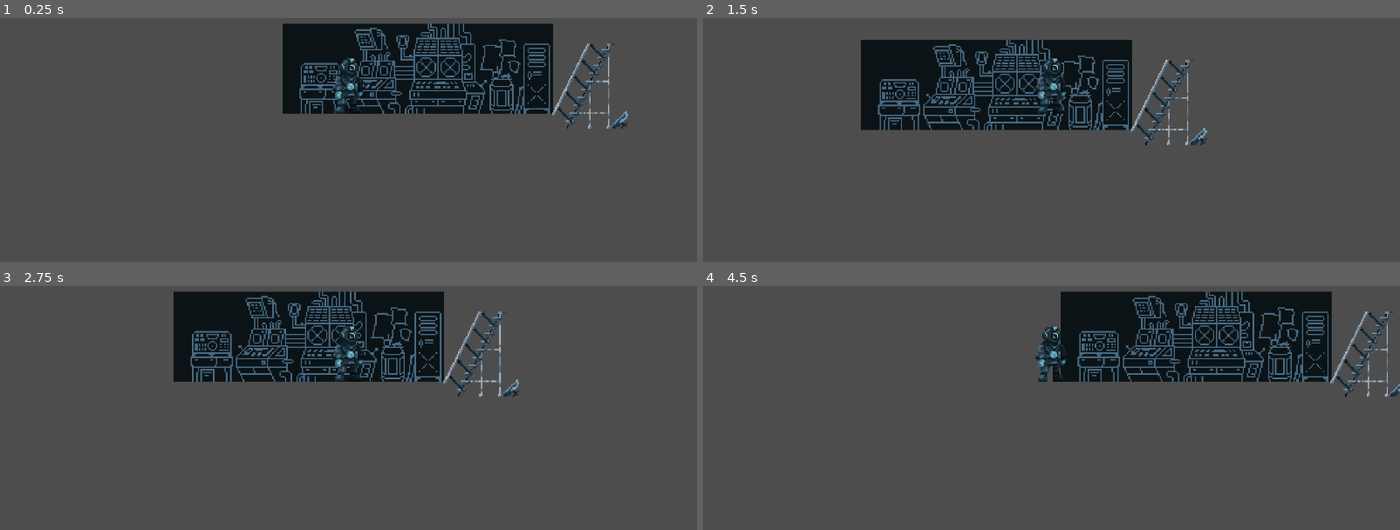
Above: before the commit, frames 1-4 (two rows, left to right).
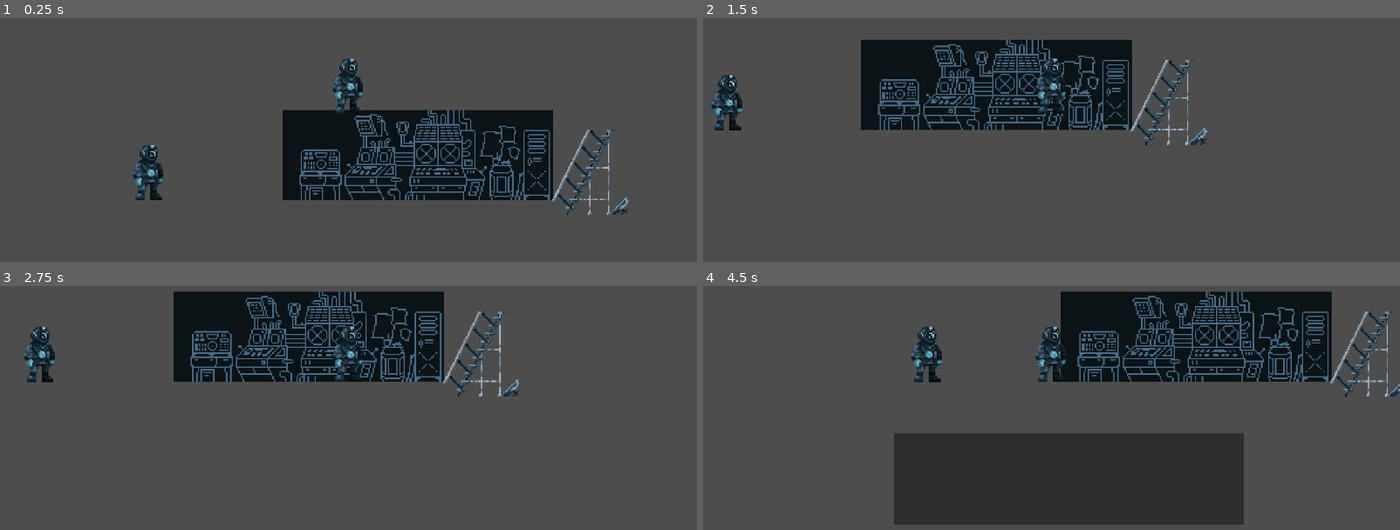
Above: after the commit, the same moments.

Repository: LordGvozd/steel-coffin
Game: Godot game, scene res://scenes/submarine/oxygen.tscn
The game is run twice, just before and just after one commit, with the same random seed, the same clock (stepped at 60 frames per second) and the same inputs.
Inputs:
- Up to frame 1 (0.25 s): no input
- Up to frame 2 (1.5 s): hold D (move_right) from 0.53 s (still down); tap E (interact) at 0.6, 1.35 s; tap Space (jump) at 0.77 s
- Up to frame 3 (2.75 s): tap Space (jump) at 1.52 s; release D (move_right) at 2.03 s; hold A (move_left) from 2.03 s (still down); tap E (interact) at 2.1 s
- Up to frame 4 (4.5 s): tap E (interact) at 2.85, 3.6, 4.35 s; tap Space (jump) at 3.02, 3.77 s; release A (move_left) at 4.28 s; hold D (move_right) from 4.28 s (still down)

The runs differ from the first frame. In frame 1, 29% of the frame differs, in the area x 19-91%, y 2-81%; in frame 2, 0.7%; in frame 3, 0.7%; in frame 4, 20%.

Commit message:
Outline shader for replica trigger

Diff:
--- a/scenes/player.tscn
+++ b/scenes/player.tscn
@@ -10,7 +10,6 @@
 [ext_resource type="PackedScene" uid="uid://cmewwmaibcla5" path="res://scenes/nodes/replica_system.tscn" id="8_smehm"]
 
 [sub_resource type="LabelSettings" id="LabelSettings_smehm"]
-font_size = 17
 
 [sub_resource type="Animation" id="Animation_smehm"]
 length = 2.5
@@ -25,6 +24,18 @@
 "transitions": PackedFloat32Array(1, 1),
 "update": 0,
 "values": [0.0, 1.0]
+}
+tracks/1/type = "value"
+tracks/1/imported = false
+tracks/1/enabled = true
+tracks/1/path = NodePath("ReplicaBackground:visible")
+tracks/1/interp = 1
+tracks/1/loop_wrap = true
+tracks/1/keys = {
+"times": PackedFloat32Array(0),
+"transitions": PackedFloat32Array(1),
+"update": 1,
+"values": [false]
 }
 
 [sub_resource type="Animation" id="Animation_fjrip"]
@@ -49,6 +60,18 @@
 tracks/1/interp = 1
 tracks/1/loop_wrap = true
 tracks/1/keys = {
+"times": PackedFloat32Array(0, 5),
+"transitions": PackedFloat32Array(1, 1),
+"update": 1,
+"values": [true, false]
+}
+tracks/2/type = "value"
+tracks/2/imported = false
+tracks/2/enabled = true
+tracks/2/path = NodePath("ReplicaBackground:visible")
+tracks/2/interp = 1
+tracks/2/loop_wrap = true
+tracks/2/keys = {
 "times": PackedFloat32Array(0, 5),
 "transitions": PackedFloat32Array(1, 1),
 "update": 1,
@@ -88,19 +111,35 @@
 
 [node name="UI" type="CanvasLayer" parent="."]
 
+[node name="ReplicaBackground" type="ColorRect" parent="UI"]
+visible = false
+anchors_preset = 7
+anchor_left = 0.5
+anchor_top = 1.0
+anchor_right = 0.5
+anchor_bottom = 1.0
+offset_left = -260.0
+offset_top = -191.0
+offset_right = -220.0
+offset_bottom = -151.0
+grow_horizontal = 2
+grow_vertical = 0
+scale = Vector2(14.44, 3.8)
+color = Color(0.152941, 0.152941, 0.152941, 0.85098)
+
 [node name="ReplicaLabel" type="Label" parent="UI"]
 anchors_preset = 7
 anchor_left = 0.5
 anchor_top = 1.0
 anchor_right = 0.5
 anchor_bottom = 1.0
-offset_left = -206.0
+offset_left = -238.0
 offset_top = -179.0
-offset_right = 47.0
+offset_right = 15.0
 offset_bottom = -100.0
 grow_horizontal = 2
 grow_vertical = 0
-scale = Vector2(1.64, 1.64)
+scale = Vector2(2.12, 1.64)
 size_flags_horizontal = 4
 text = "HELP AAWESCAWWEWACsaX
 NADO LUPIT
--- a/scenes/submarine/oxygen.tscn
+++ b/scenes/submarine/oxygen.tscn
@@ -1,14 +1,24 @@
-[gd_scene load_steps=6 format=3 uid="uid://d3fjau7priu04"]
+[gd_scene load_steps=7 format=3 uid="uid://d3fjau7priu04"]
 
 [ext_resource type="PackedScene" uid="uid://dgjabqthka8rx" path="res://scenes/player.tscn" id="1_irhi1"]
 [ext_resource type="PackedScene" uid="uid://b4t87awycorue" path="res://scenes/ladder.tscn" id="2_0jvyt"]
 [ext_resource type="Texture2D" uid="uid://d1c1y6ix2nuhl" path="res://sprites/navigation room.png" id="3_4hphf"]
 [ext_resource type="PackedScene" uid="uid://b0trdombdj6gm" path="res://scenes/replica_trigger.tscn" id="4_5a2mo"]
+[ext_resource type="Texture2D" uid="uid://dl2jronw5wti8" path="res://sprites/character.png" id="6_oc2ua"]
 
 [sub_resource type="RectangleShape2D" id="RectangleShape2D_0jvyt"]
 size = Vector2(507, 20)
 
 [node name="Oxygen" type="Node2D"]
+
+[node name="ReplicaTrigger" parent="." instance=ExtResource("4_5a2mo")]
+position = Vector2(-150, 2)
+text = "HELP LUPI YAYCA"
+
+[node name="Kiki" type="Sprite2D" parent="ReplicaTrigger"]
+use_parent_material = true
+position = Vector2(0, -9)
+texture = ExtResource("6_oc2ua")
 
 [node name="NavigationRoom" type="Sprite2D" parent="."]
 position = Vector2(52, -19)
@@ -20,7 +30,7 @@
 scene_path = "uid://dlc07mxrfvwer"
 
 [node name="Player" parent="." instance=ExtResource("1_irhi1")]
-position = Vector2(0, -10)
+position = Vector2(0, -82)
 
 [node name="Floor" type="StaticBody2D" parent="."]
 
@@ -28,10 +38,6 @@
 position = Vector2(3, 25)
 shape = SubResource("RectangleShape2D_0jvyt")
 
-[node name="ReplicaTrigger" parent="." instance=ExtResource("4_5a2mo")]
-position = Vector2(-150, 2)
-text = "HELP LUPI YAYCA"
-
 [node name="ReplicaTrigger2" parent="." instance=ExtResource("4_5a2mo")]
 position = Vector2(-66, 1)
 text = "HELLO "
--- a/scripts/replica_trigger.gd
+++ b/scripts/replica_trigger.gd
@@ -20,8 +20,17 @@
 func _on_area_entered(area: Area2D) -> void:
 	if area.is_in_group("player"):
 		is_player_in_range = true
+		var shader_material = ShaderMaterial.new()
+
+		shader_material.shader = load("res://shaders/outline.gdshader")
+		shader_material.set_shader_parameter("width", 1)
+		shader_material.set_shader_parameter("outline_color", Color(255, 255, 255))
+		shader_material.set_shader_parameter("flickering_speed", 5)
+
+		self.material = shader_material
 
 
 func _on_area_exited(area: Area2D) -> void:
 	if area.is_in_group("player"):
 		is_player_in_range = false
+		self.material = null
--- /dev/null
+++ b/shaders/outline.gdshader
@@ -0,0 +1,33 @@
+shader_type canvas_item;
+
+uniform int width:hint_range(0, 5, 1);
+uniform vec4 outline_color:source_color;
+uniform float flickering_speed:hint_range(0.0, 50.0, 1.);
+uniform float minimal_flickering_alpha:hint_range(0.0, 0.9, 0.1);
+
+void fragment() {
+	float pixel_size_x = 1.0/float(textureSize(TEXTURE,0).x);
+	float pixel_size_y = 1.0/float(textureSize(TEXTURE,0).y);
+	vec2 pixel_size = vec2(pixel_size_x, pixel_size_y);
+	if (texture(TEXTURE, UV).a == 0.)
+	{
+		for(int x = -width; x <= width; x++)
+		{
+			for(int y = -width; y <= width; y++)
+			{
+				vec2 pixel_offset = vec2(float(x),float(y));
+				if( texture(TEXTURE, UV+(pixel_offset*pixel_size)).a > 0.)
+				{
+					vec4 resulting_color = outline_color;
+					float alpha_norm = (sin(TIME*flickering_speed) +1.2) *0.5;
+					alpha_norm = (1.- minimal_flickering_alpha) * alpha_norm + minimal_flickering_alpha;
+					resulting_color.a = alpha_norm;
+					COLOR = resulting_color;
+				}
+			}
+		}
+	}else
+	{
+		COLOR = texture(TEXTURE, UV);
+	}
+}
Not shown, added: shaders/outline.gdshader.uid
